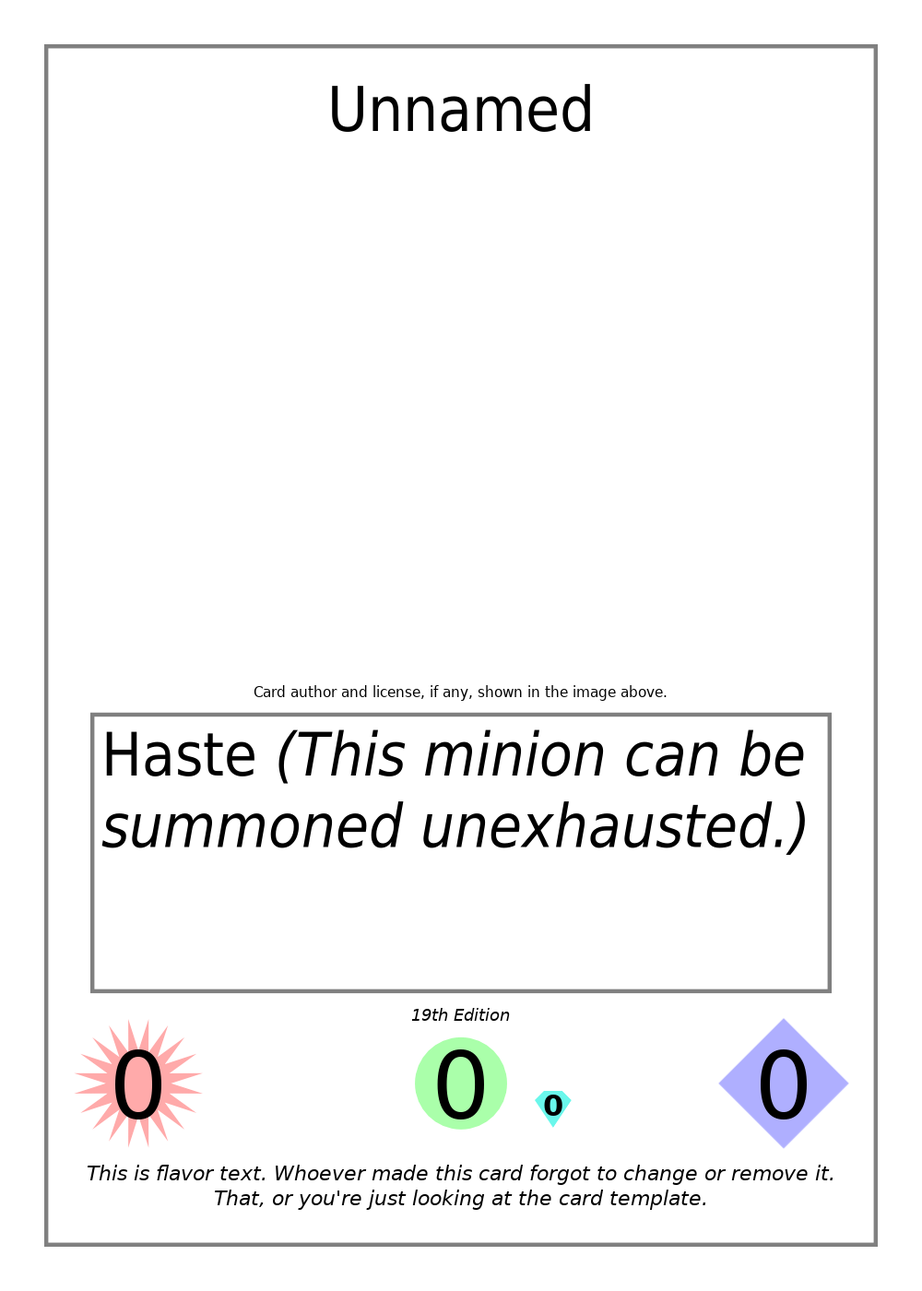
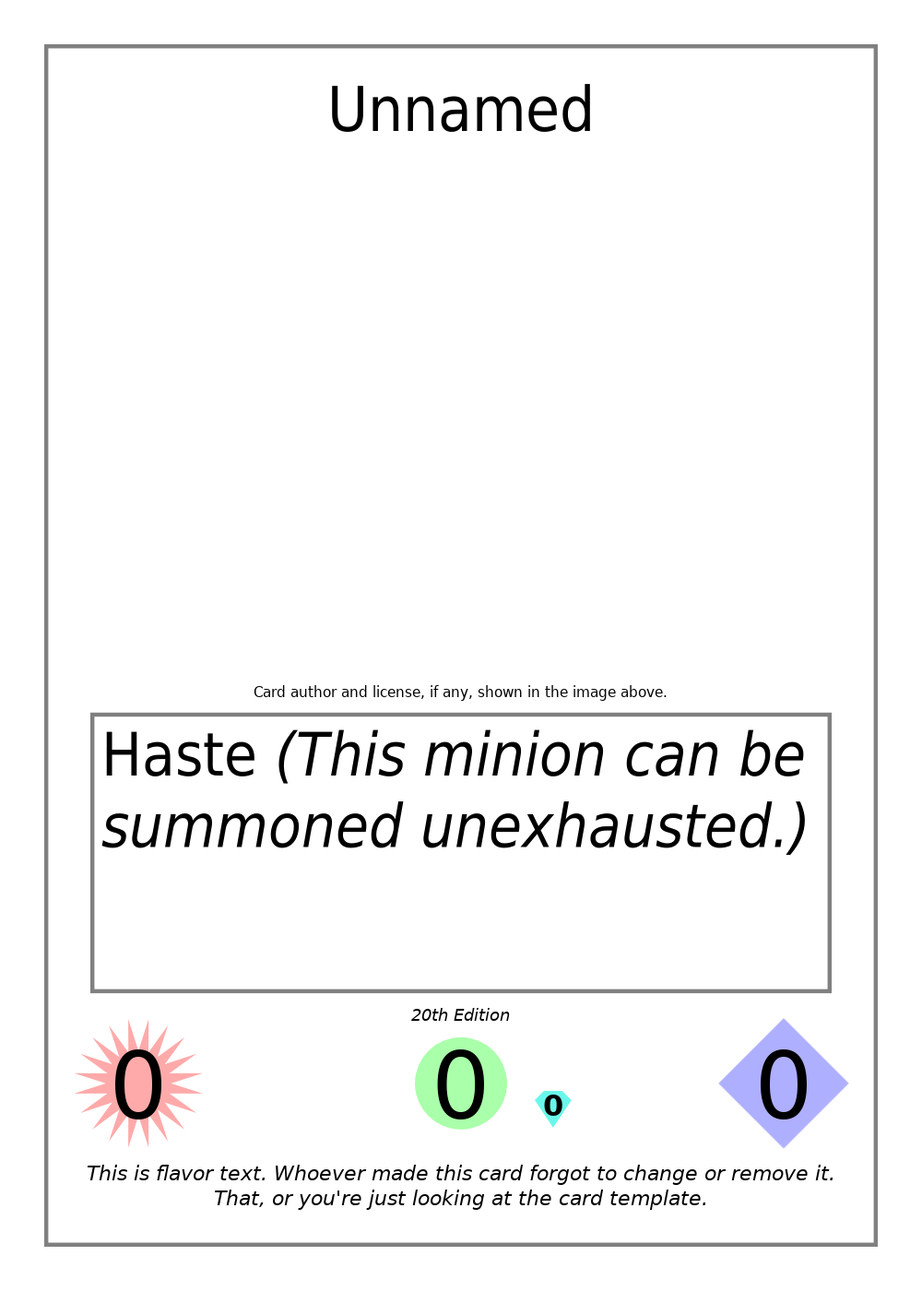
Before/after of a 922px x 1291px layered artwork. What changed in the layer stack:
painted on "Edition Indicator" over [411, 1009, 432, 1022]
